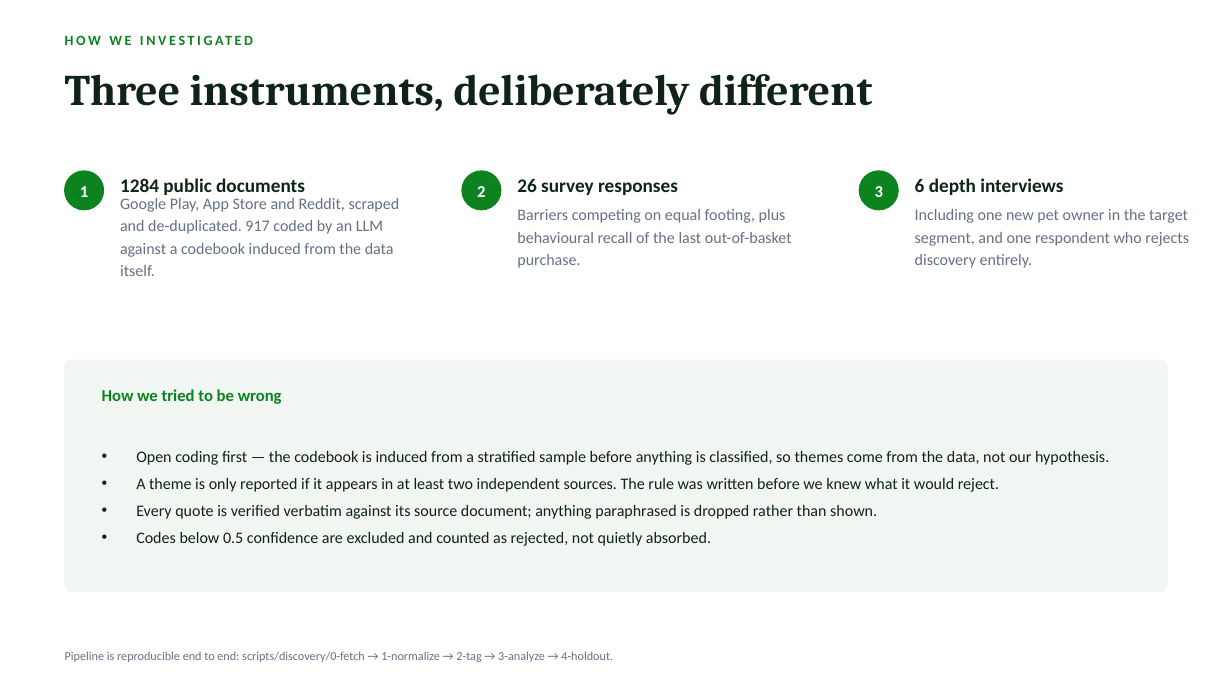
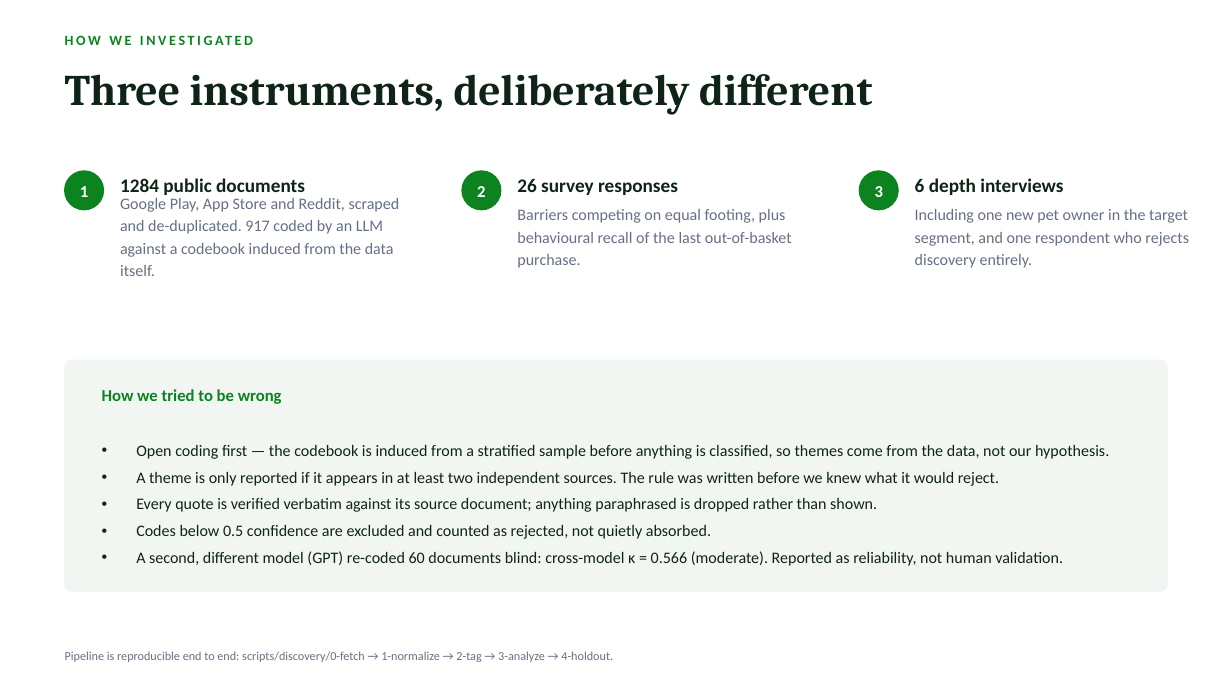
Before and after one commit to MayankSinghRaghav/Blinkit_Moments, a slide deck: slide 3 of deck/Blinkit-Moments-Fellowship.pptx. Drawn at 1232x693 pixels with LibreOffice and Linux fonts; fonts in the diff are those of the drawing. Boxes give left, top, right and bottom in pixels: in the first picture for what was removed or moved away, otherwise in the second. Text is boxed around its words. In the diff, an @@ line names an element or a change of style, - is before the commit and + after.

```diff
--- a/deck/Blinkit-Moments-Fellowship.pptx
+++ b/deck/Blinkit-Moments-Fellowship.pptx
@@ text at (136, 551, 1063, 566): paragraph added @@
+• A second, different model (GPT) re-coded 60 documents blind: cross-model κ = 0.566 (moderate). Reported as reliability, not human validation.
```
Also in this commit, not shown: 7 other files.
